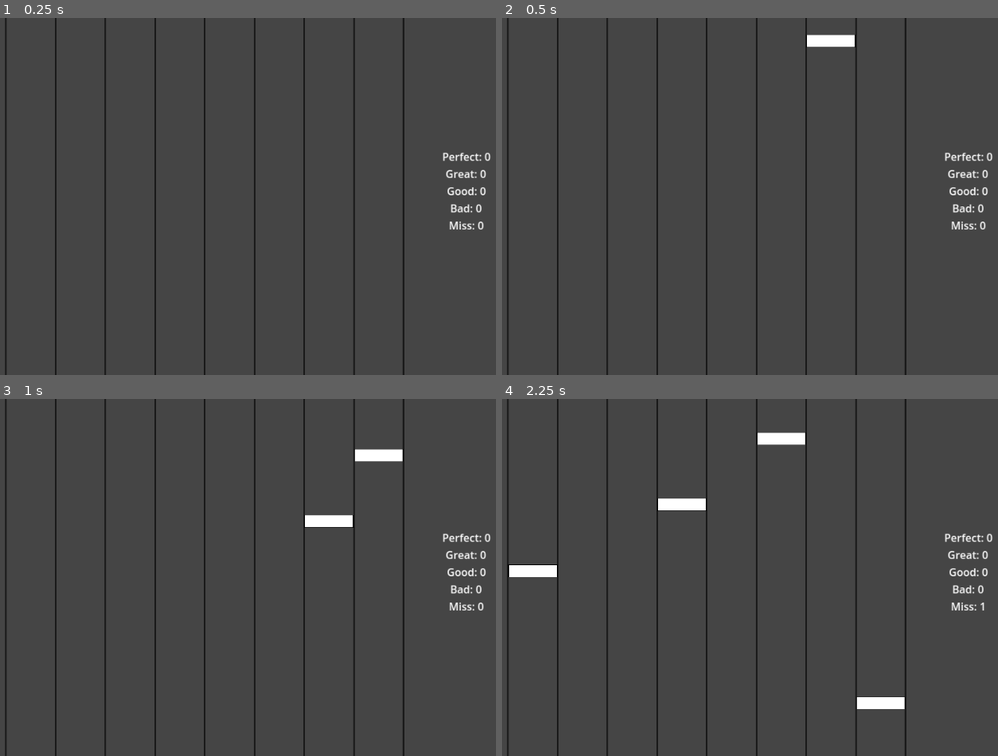
Above: before the commit, frames 1-4 (two rows, left to right).
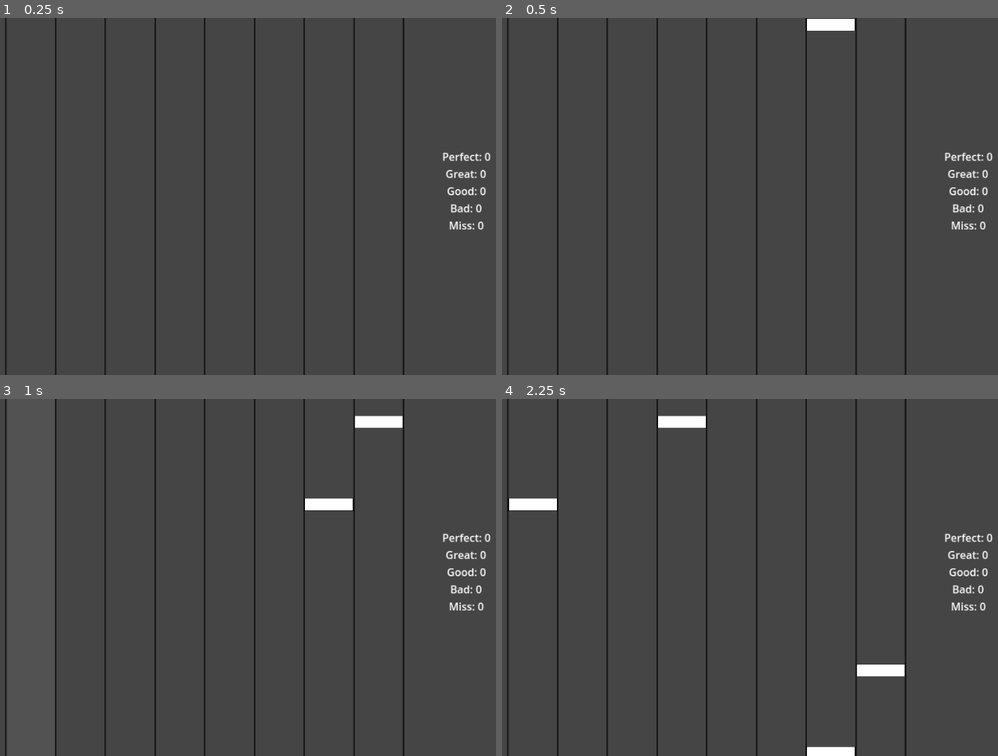
Above: after the commit, the same moments.

Repository: jareeeeeeeeeeeeeee/rhythm-game
Game: Godot game, scene res://node_2d.tscn
The game is run twice, just before and just after one commit, with the same random seed, the same clock (stepped at 60 frames per second) and the same inputs.
Inputs:
- Up to frame 1 (0.25 s): no input
- Up to frame 2 (0.5 s): no input
- Up to frame 3 (1 s): hold A (button1) from 0.53 s (still down); tap S (button2) at 0.8 s
- Up to frame 4 (2.25 s): release A (button1) at 1.28 s; tap S (button2) at 1.35 s; tap D (button3) at 1.55 s; hold D (button3) from 2.03 s (still down)

Frame 1 is identical in both runs. In frame 2, 0.7% of the frame differs, in the area x 61-72%, y 0-9%; in frame 3, 1.4%; in frame 4, 2.7%, in the area x 1-98%, y 4-100%.

Commit message:
lanes light up

Diff:
--- a/Background.tscn
+++ b/Background.tscn
@@ -65,6 +65,54 @@
 scale = Vector2(0.078, 16.875)
 texture = ExtResource("1_l3thc")
 
+[node name="LightUp1" type="Sprite2D" parent="."]
+modulate = Color(0.435294, 0.435294, 0.435294, 0)
+position = Vector2(415, 540)
+scale = Vector2(2.25, 16.875)
+texture = ExtResource("1_l3thc")
+
+[node name="LightUp2" type="Sprite2D" parent="."]
+modulate = Color(0.435294, 0.435294, 0.435294, 0)
+position = Vector2(565, 540)
+scale = Vector2(2.25, 16.875)
+texture = ExtResource("1_l3thc")
+
+[node name="LightUp3" type="Sprite2D" parent="."]
+modulate = Color(0.435294, 0.435294, 0.435294, 0)
+position = Vector2(715, 540)
+scale = Vector2(2.25, 16.875)
+texture = ExtResource("1_l3thc")
+
+[node name="LightUp4" type="Sprite2D" parent="."]
+modulate = Color(0.435294, 0.435294, 0.435294, 0)
+position = Vector2(865, 540)
+scale = Vector2(2.25, 16.875)
+texture = ExtResource("1_l3thc")
+
+[node name="LightUp5" type="Sprite2D" parent="."]
+modulate = Color(0.435294, 0.435294, 0.435294, 0)
+position = Vector2(1015, 540)
+scale = Vector2(2.25, 16.875)
+texture = ExtResource("1_l3thc")
+
+[node name="LightUp6" type="Sprite2D" parent="."]
+modulate = Color(0.435294, 0.435294, 0.435294, 0)
+position = Vector2(1165, 540)
+scale = Vector2(2.25, 16.875)
+texture = ExtResource("1_l3thc")
+
+[node name="LightUp7" type="Sprite2D" parent="."]
+modulate = Color(0.435294, 0.435294, 0.435294, 0)
+position = Vector2(1315, 540)
+scale = Vector2(2.25, 16.875)
+texture = ExtResource("1_l3thc")
+
+[node name="LightUp8" type="Sprite2D" parent="."]
+modulate = Color(0.435294, 0.435294, 0.435294, 0)
+position = Vector2(1465, 540)
+scale = Vector2(2.25, 16.875)
+texture = ExtResource("1_l3thc")
+
 [node name="Label" type="Label" parent="."]
 offset_left = 1657.0
 offset_top = 396.0
--- a/node_2d.gd
+++ b/node_2d.gd
@@ -1,46 +1,77 @@
 extends Node2D
 
-var timer = 20
+var timer = 25
 
 var note_preload = preload("Note.tscn")
+
+@onready var label = get_node("./Background/Label")
+@onready var lane1 = get_node("./Background/LightUp1")
+@onready var lane2 = get_node("./Background/LightUp2")
+@onready var lane3 = get_node("./Background/LightUp3")
+@onready var lane4 = get_node("./Background/LightUp4")
+@onready var lane5 = get_node("./Background/LightUp5")
+@onready var lane6 = get_node("./Background/LightUp6")
+@onready var lane7 = get_node("./Background/LightUp7")
+@onready var lane8 = get_node("./Background/LightUp8")
+@onready var lanes = [lane1, lane2, lane3, lane4, lane5, lane6, lane7, lane8]
 
 func _process(_delta: float):
 	timer -= 1
 	if timer == 0:
-		timer = 20
+		timer = 25
 		var note = note_preload.instantiate()
 		add_child(note)
+
+	for lane in lanes:
+		if lane.modulate.a > 0:
+			lane.modulate.a -= 0.1
 
 func _input(ev):
 	if Input.is_action_pressed("button1") and not ev.echo and get_tree().get_nodes_in_group("0"):
 		var hit_note = get_tree().get_nodes_in_group("0")[0]
 		print(hit_note.position.y)
 		hit_note.queue_free()
+	elif Input.is_action_pressed("button1") and not ev.echo and not get_tree().get_nodes_in_group("0"):
+		lane1.modulate.a = 1
 	if Input.is_action_pressed("button2") and not ev.echo and get_tree().get_nodes_in_group("1"):
 		var hit_note = get_tree().get_nodes_in_group("1")[0]
 		print(hit_note.position.y)
 		hit_note.queue_free()
+	elif Input.is_action_pressed("button2") and not ev.echo and not get_tree().get_nodes_in_group("1"):
+		lane2.modulate.a = 1
 	if Input.is_action_pressed("button3") and not ev.echo and get_tree().get_nodes_in_group("2"):
 		var hit_note = get_tree().get_nodes_in_group("2")[0]
 		print(hit_note.position.y)
 		hit_note.queue_free()
+	elif Input.is_action_pressed("button3") and not ev.echo and not get_tree().get_nodes_in_group("2"):
+		lane3.modulate.a = 1
 	if Input.is_action_pressed("button4") and not ev.echo and get_tree().get_nodes_in_group("3"):
 		var hit_note = get_tree().get_nodes_in_group("3")[0]
 		print(hit_note.position.y)
 		hit_note.queue_free()
+	elif Input.is_action_pressed("button4") and not ev.echo and not get_tree().get_nodes_in_group("3"):
+		lane4.modulate.a = 1
 	if Input.is_action_pressed("button5") and not ev.echo and get_tree().get_nodes_in_group("4"):
 		var hit_note = get_tree().get_nodes_in_group("4")[0]
 		print(hit_note.position.y)
 		hit_note.queue_free()
+	elif Input.is_action_pressed("button5") and not ev.echo and not get_tree().get_nodes_in_group("4"):
+		lane5.modulate.a = 1
 	if Input.is_action_pressed("button6") and not ev.echo and get_tree().get_nodes_in_group("5"):
 		var hit_note = get_tree().get_nodes_in_group("5")[0]
 		print(hit_note.position.y)
 		hit_note.queue_free()
+	elif Input.is_action_pressed("button6") and not ev.echo and not get_tree().get_nodes_in_group("5"):
+		lane6.modulate.a = 1
 	if Input.is_action_pressed("button7") and not ev.echo and get_tree().get_nodes_in_group("6"):
 		var hit_note = get_tree().get_nodes_in_group("6")[0]
 		print(hit_note.position.y)
 		hit_note.queue_free()
+	elif Input.is_action_pressed("button7") and not ev.echo and not get_tree().get_nodes_in_group("6"):
+		lane7.modulate.a = 1
 	if Input.is_action_pressed("button8") and not ev.echo and get_tree().get_nodes_in_group("7"):
 		var hit_note = get_tree().get_nodes_in_group("7")[0]
 		print(hit_note.position.y)
 		hit_note.queue_free()
+	elif Input.is_action_pressed("button8") and not ev.echo and not get_tree().get_nodes_in_group("7"):
+		lane8.modulate.a = 1
